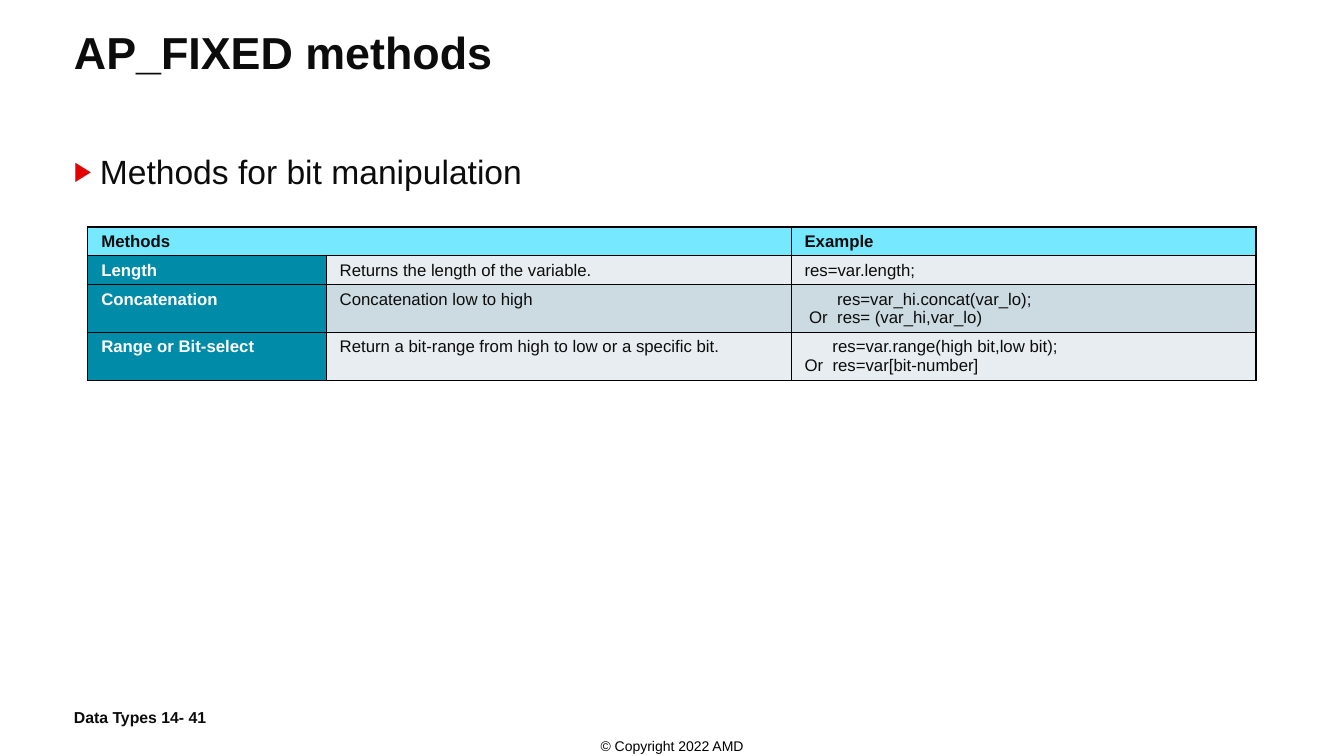
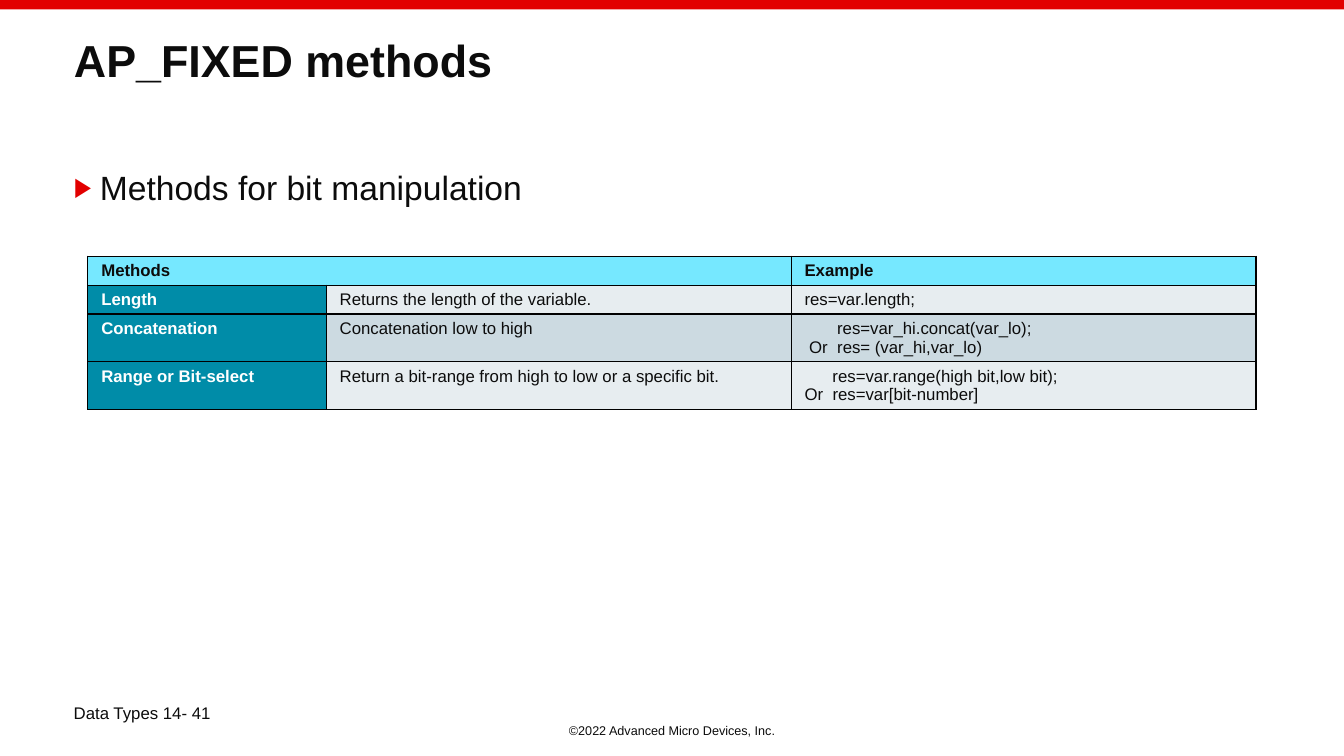
Before and after one commit to ChunxuGuo/High-Level-Synthesis-Flow-on-Zynq-using-Vitis-HLS, a slide deck: slide 41 of vitis_slides/14_Data_Types.PPTX. Drawn at 1344x756 pixels with LibreOffice and Linux fonts; fonts in the diff are those of the drawing; background and template pictures are left out. Boxes give left, top, right and bottom in pixels: in the first picture for what was removed or moved away, otherwise in the second. Text is boxed around its words. In the diff, an @@ line names an element or a change of style, - is before the commit and + after.

```diff
--- a/vitis_slides/14_Data_Types.PPTX
+++ b/vitis_slides/14_Data_Types.PPTX
@@ rectangle added at (0,0,1344,9), fill #E20000 @@
@@ title "AP_FIXED methods": place and size @@
-title "AP_FIXED methods" at (74,36,492,75)
+title "AP_FIXED methods" at (74,44,492,83)
@@ text "Methods for bit manipulation": place and size @@
-text "Methods for bit manipulation" at (100,159,522,191)
+text "Methods for bit manipulation" at (100,175,522,207)
@@ table: place and size @@
-table at (88,227,1256,388)
+table at (88,256,1256,417)
@@ text at (74,707,211,723): size 11.3 to 12 pt, bold off; vertical alignment middle to top @@
@@ text at (569,726,775,737): text changed; size 10 to 9 pt; text colour #000000 to #0C0C0C @@
-© Copyright 2022 AMD
+©2022 Advanced Micro Devices, Inc.
```
Also in this commit, not shown: 27 other slides changed, 2 slides added, 1 slide removed, 9 other files.
